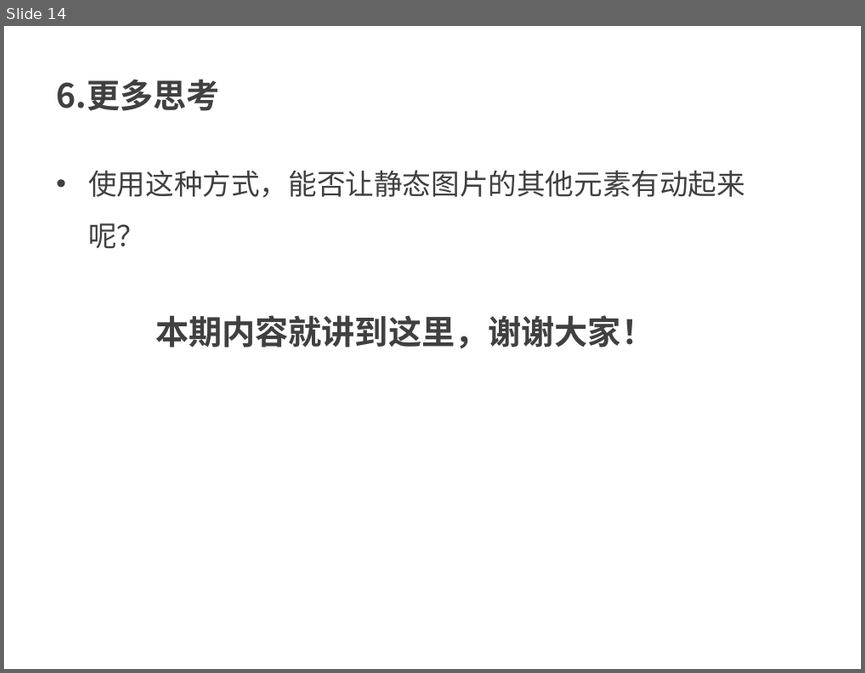
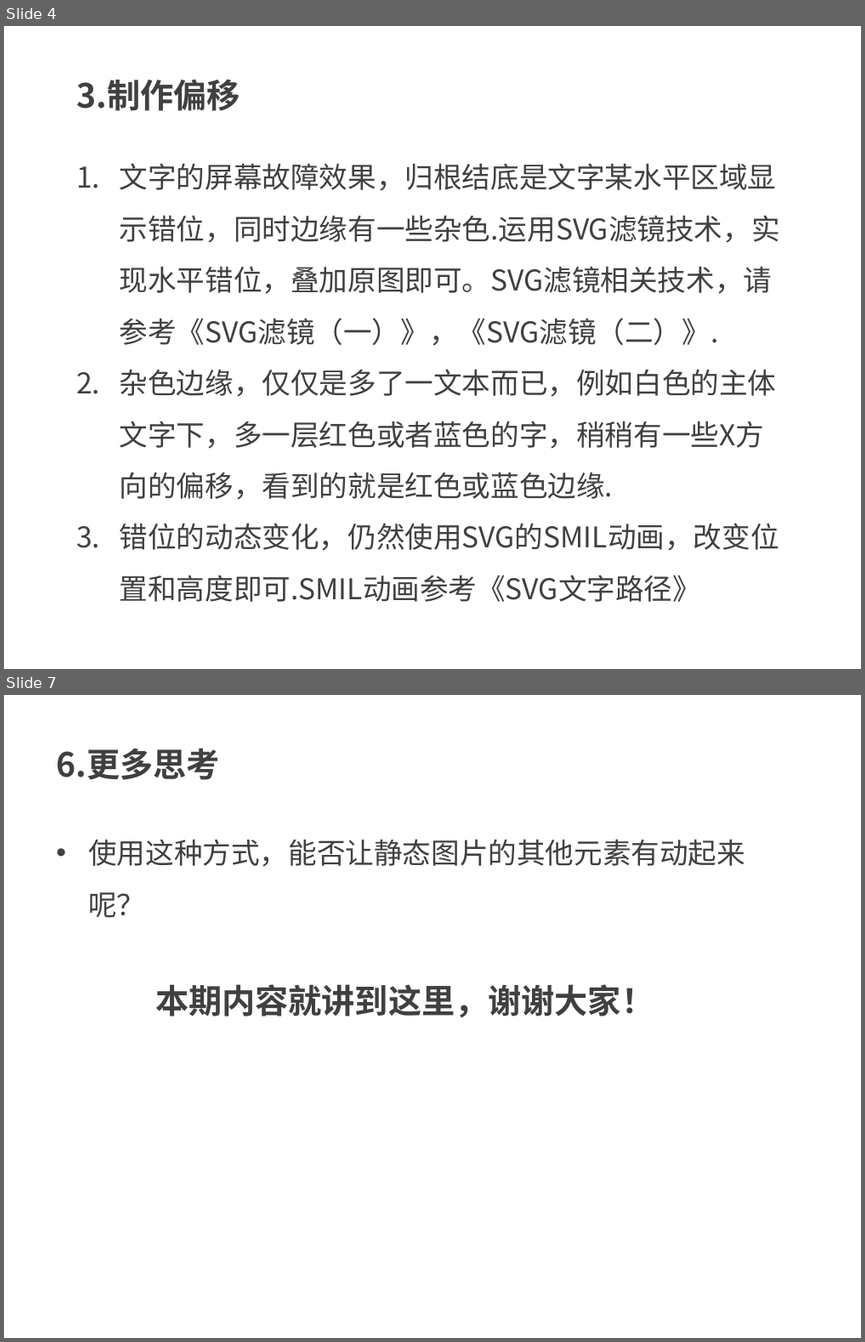
Before and after one commit to kong66/webAni, a slide deck: 17-svg-filter-text-screen/17.pptx. Shown one above the other, each under a label of ours: slide 14 before the commit, slides 4 and 7 after it; the slides between them are not shown. The pictures are 865x673 and 865x1342 pixels, drawn with LibreOffice and Linux fonts; fonts in the diff are those of the drawing. Boxes give left, top, right and bottom in pixels: in the first picture for what was removed or moved away, otherwise in the second. Text is boxed around its words. In the diff, an @@ line names an element or a change of style, - is before the commit and + after.

```diff
--- a/17-svg-filter-text-screen/17.pptx
+++ b/17-svg-filter-text-screen/17.pptx
@@ slide 4 added at bbox=[4, 26, 861, 669], background #FFFFFF @@
@@ text added at bbox=[76, 79, 239, 111], 28 pt, text #404040, bold @@
+3.制作偏移
@@ text added at bbox=[120, 163, 780, 601], 24 pt, text #404040 @@
+1. 文字的屏幕故障效果，归根结底是文字某水平区域显示错位，同时边缘有一些杂色.运用SVG滤镜技术，实现水平错位，叠加原图即可。SVG滤镜相关技术，请参考《SVG滤镜（一）》，《SVG滤镜（二）》.
+2. 杂色边缘，仅仅是多了一文本而已，例如白色的主体文字下，多一层红色或者蓝色的字，稍稍有一些X方向的偏移，看到的就是红色或蓝色边缘.
+3. 错位的动态变化，仍然使用SVG的SMIL动画，改变位置和高度即可.SMIL动画参考《SVG文字路径》
@@ what was slide 14 is now slide 7 @@
```
Also in this commit, not shown: 4 slides changed, 1 other slide added, 9 slides removed, 2 other files.
